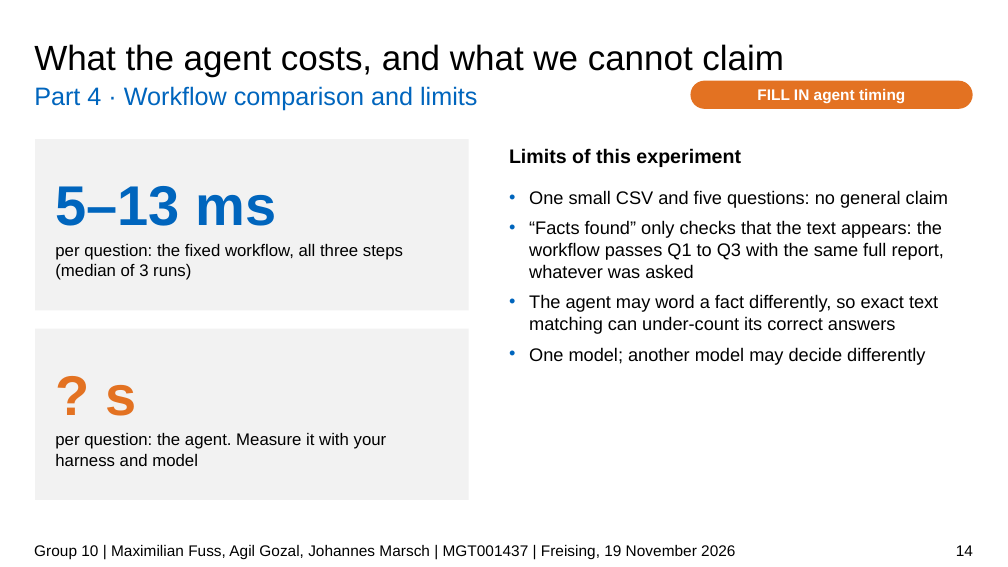
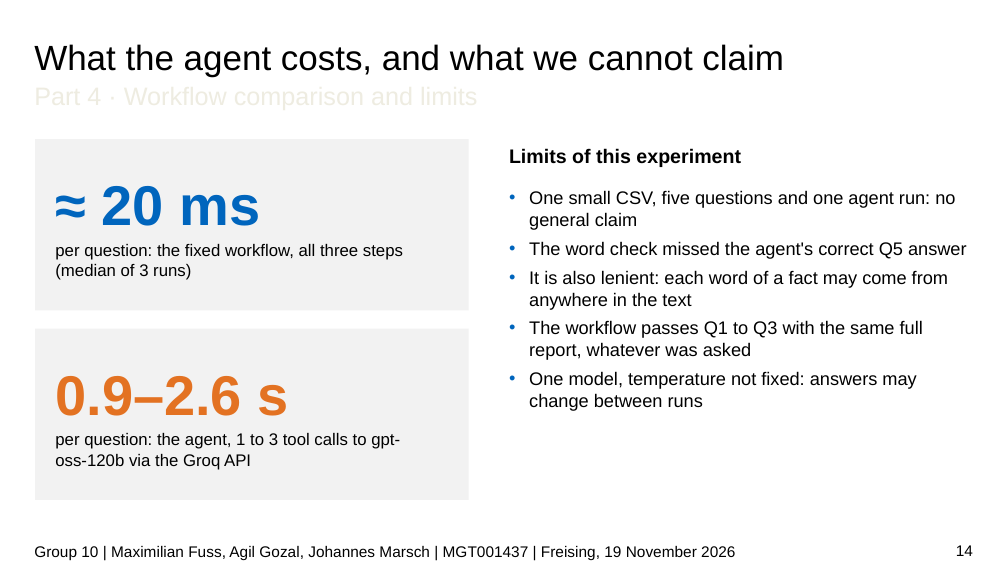
Before and after one commit to JPMarsch/Python_Group_10, a slide deck: slide 14 of presentation/G10_presentation_draft.pptx. Drawn at 1008x567 pixels with LibreOffice and Linux fonts; fonts in the diff are those of the drawing; background and template pictures are left out. Boxes give left, top, right and bottom in pixels: in the first picture for what was removed or moved away, otherwise in the second. Text is boxed around its words. In the diff, an @@ line names an element or a change of style, - is before the commit and + after.

```diff
--- a/presentation/G10_presentation_draft.pptx
+++ b/presentation/G10_presentation_draft.pptx
@@ text "Part 4 · Workflow comparison ..." at box(34, 76, 973, 111): text colour #0065BD to #EEECE1 @@
@@ rounded rectangle removed at box(690, 81, 973, 109) @@
-FILL IN agent timing
@@ text in rectangle at box(102, 186, 260, 226): text changed @@
-5–13 ms
+≈ 20 ms
@@ text at box(529, 190, 967, 411): text changed @@
-• One small CSV and five questions: no general claim
-• “Facts found” only checks that the text appears: the workflow passes Q1 to Q3 with the same full report, whatever was asked
-• The agent may word a fact differently, so exact text matching can under-count its correct answers
-• One model; another model may decide differently
+• One small CSV, five questions and one agent run: no general claim
+• The word check missed the agent's correct Q5 answer
+• It is also lenient: each word of a fact may come from anywhere in the text
+• The workflow passes Q1 to Q3 with the same full report, whatever was asked
+• One model, temperature not fixed: answers may change between runs
@@ text in rectangle at box(55, 376, 400, 470): text changed @@
-? s
-per question: the agent. Measure it with your harness and model
+0.9–2.6 s
+per question: the agent, 1 to 3 tool calls to gpt-oss-120b via the Groq API
```
Also in this commit, not shown: 15 other slides changed.
